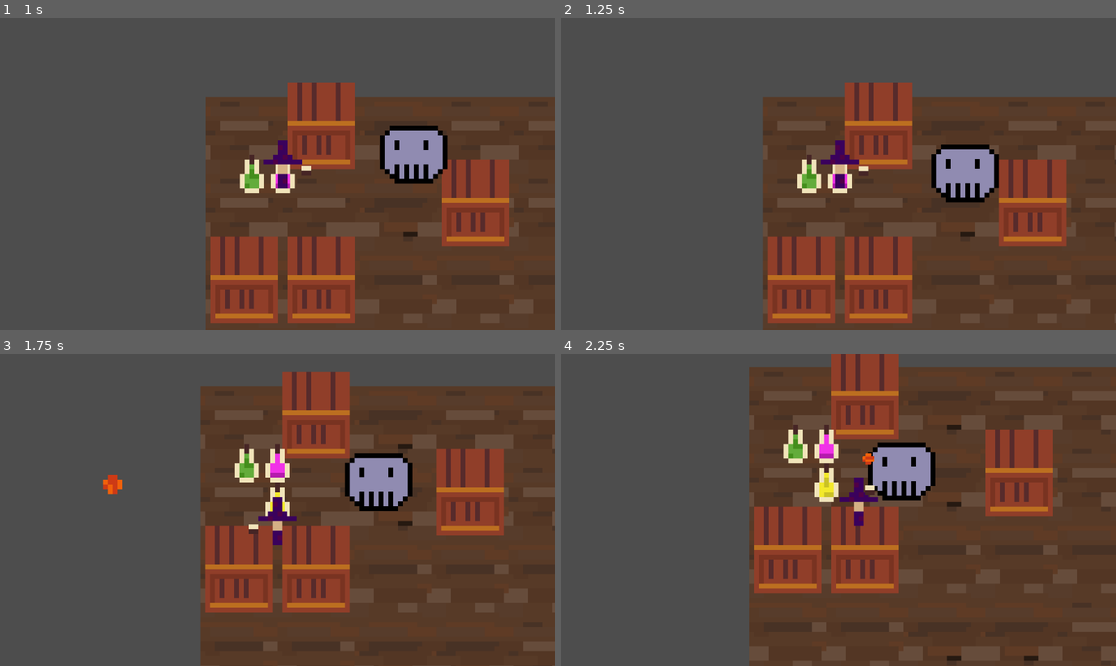
Above: before the commit, frames 1-4 (two rows, left to right).
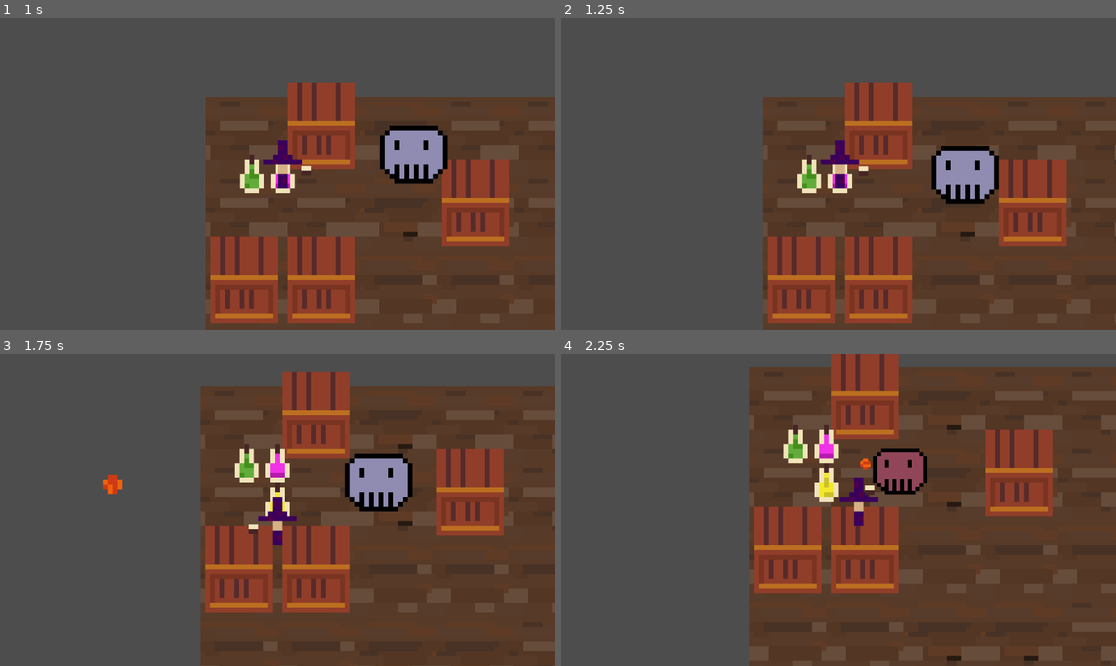
Above: after the commit, the same moments.

Repository: chluebi/ludum-dare-58
Game: Godot game, scene res://main.tscn
Two runs of this game, one before a commit and one after it. Both use one fixed random seed, a clock stepped at 60 frames per second and the inputs below.
Inputs (mouse positions are in pixels of both pictures, inside the frame that each line leads up to):
- Up to frame 1 (1 s): tap Enter (ui_accept) at 0.5, 0.77 s; move the mouse to (399, 158) at 0.52 s; hold D (move_right) from 0.53 s (still down); click (399, 158) at 0.6 s
- Up to frame 2 (1.25 s): keep holding D (move_right)
- Up to frame 3 (1.75 s): move the mouse to (166, 525) at 1.27 s; release D (move_right) at 1.28 s; hold S (move_down) from 1.28 s (still down); click (166, 525) at 1.35 s; tap Enter (ui_accept) at 1.52 s
- Up to frame 4 (2.25 s): move the mouse to (894, 441) at 2.02 s; release S (move_down) at 2.03 s; hold D (move_right) from 2.03 s (still down); click (894, 441) at 2.1 s

Frame 1 is identical in both runs. In frame 2, 0.3% of the frame differs, in the area x 66-79%, y 40-60%; in frame 3, 0.1%; in frame 4, 2.0%, in the area x 53-68%, y 28-47%.

Commit message:
health system for both player and enemy

Diff:
--- a/enemy.gd
+++ b/enemy.gd
@@ -1,6 +1,9 @@
 extends CharacterBody2D
 
 const PathFindAStar = preload("./tile_map_layer.gd")
+const HEALTH_SCRIPT = preload("./health.gd")
+
+var health = HEALTH_SCRIPT.new()
 
 
 const MASS: float = 10.0
@@ -14,8 +17,11 @@
 @onready var player = $"../player"
 
 func _ready() -> void:
-	pass
+	$damage_hitbox.body_entered.connect(attack_player)
+	health.death_signal.connect(on_death)
 
+func _process(delta: float) -> void:
+	health.animate_damage(self, delta)
 
 func _physics_process(_delta: float) -> void:
 	var path = _tile_map.find_path(position, player.position)
@@ -29,8 +35,14 @@
 
 		_move_to(next_world_point)
 
+func attack_player(body):
+	if "health" in body:
+		body.health.take_damage(15)
 
 
 func _move_to(global_position: Vector2):
 	velocity = (global_position - position).normalized() * speed
 	move_and_slide()
+
+func on_death():
+	print("i died")
--- a/enemy.tscn
+++ b/enemy.tscn
@@ -14,13 +14,25 @@
 }]
 
 [sub_resource type="RectangleShape2D" id="RectangleShape2D_qi2p4"]
-size = Vector2(12, 10)
+size = Vector2(119, 100)
+
+[sub_resource type="CircleShape2D" id="CircleShape2D_7k104"]
+radius = 94.13288
 
 [node name="Enemy" type="CharacterBody2D"]
-scale = Vector2(10, 10)
 
 [node name="AnimatedSprite2D" type="AnimatedSprite2D" parent="."]
+scale = Vector2(10, 10)
 sprite_frames = SubResource("SpriteFrames_4gyqm")
 
 [node name="CollisionShape2D" type="CollisionShape2D" parent="."]
+position = Vector2(-0.5, 0)
 shape = SubResource("RectangleShape2D_qi2p4")
+
+[node name="damage_hitbox" type="Area2D" parent="."]
+collision_layer = 0
+collision_mask = 2
+monitorable = false
+
+[node name="CollisionShape2D" type="CollisionShape2D" parent="damage_hitbox"]
+shape = SubResource("CircleShape2D_7k104")
--- a/fireball.gd
+++ b/fireball.gd
@@ -29,6 +29,8 @@
 		queue_free()
 
 func on_collision(body):
+	if "health" in body:
+		body.health.take_damage(10)
 	var particles = PARTICLE_SCENE.instantiate()
 	particles.position = position
 	particles.direction = direction
--- /dev/null
+++ b/health.gd
@@ -0,0 +1,32 @@
+var max_health = 100
+var current_health = max_health
+var animation_timer = -1
+signal death_signal
+
+
+func animate_damage(body: Node2D, delta):
+	if animation_timer == -1:
+		return
+	animation_timer += delta
+	if animation_timer < 0.1:
+		body.modulate.g = 0.5
+		body.modulate.b = 0.5
+		body.scale = Vector2(0.8, 0.8)
+	else:
+		body.modulate.g = 1.0
+		body.modulate.b = 1.0
+		animation_timer = -1
+		body.scale = Vector2(1, 1)
+
+
+
+func take_damage(amount):
+	current_health -= amount
+	animation_timer = 0
+	if current_health <= 0:
+		death_signal.emit()
+
+func heal_damage(amount):
+	current_health += amount
+	if current_health > max_health:
+		current_health = max_health
--- a/player.gd
+++ b/player.gd
@@ -6,14 +6,19 @@
 const BOOK_DISTANCE = 50
 var FIREBALL_SCENE = preload("res://fireball.tscn")
 var POTION_SCENE = preload("res://potion.tscn")
+const HEALTH_SCRIPT = preload("./health.gd")
 
+var health = HEALTH_SCRIPT.new()
+
+func on_death():
+	print("player died, game is over")
 # Called when the node enters the scene tree for the first time.
 func _ready() -> void:
-	pass # Replace with function body.
-
+	health.death_signal.connect(on_death)
 
 # Called every frame. 'delta' is the elapsed time since the previous frame.
 func _process(delta):
+	health.animate_damage(self, delta)
 	var aim_direction = (get_global_mouse_position() - position).normalized()
 	BOOK.position = aim_direction * BOOK_DISTANCE
 	if Input.is_action_just_pressed("shoot"):
Not shown: 1 places in enemy.tscn that only renumber resources
Not shown, added: health.gd.uid
Not shown: 1 places in main.tscn that only renumber resources
